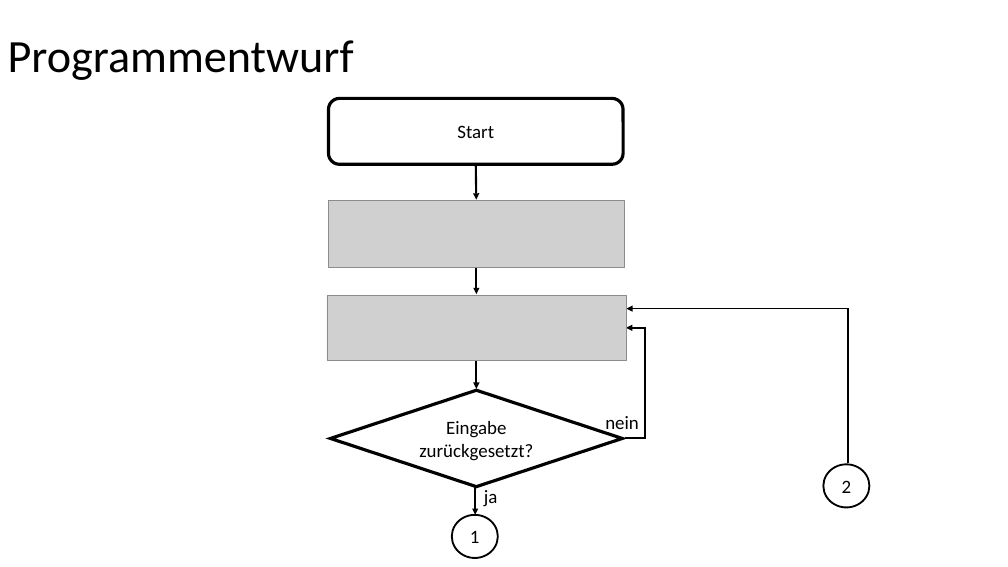
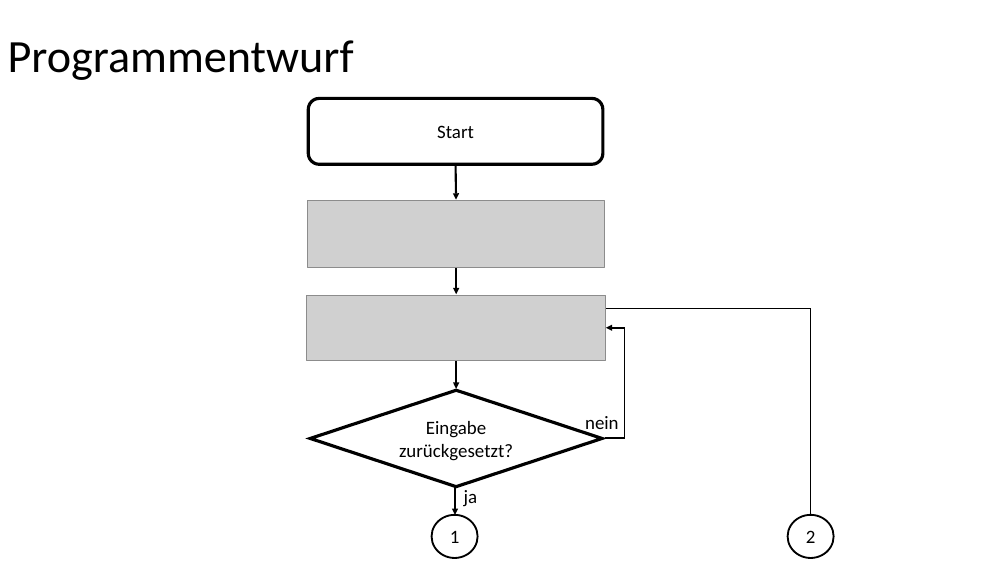
Before and after one commit to riesinger/8051-gewinnt, a slide deck: slide 6 of VierGewinnt.pptx. Drawn at 1008x567 pixels with LibreOffice and Linux fonts; fonts in the diff are those of the drawing; grey boxes stand for pictures. Boxes give left, top, right and bottom in pixels: in the first picture for what was removed or moved away, otherwise in the second. Text is boxed around its words. In the diff, an @@ line names an element or a change of style, - is before the commit and + after.

Commit message:
align slides

```diff
--- a/VierGewinnt.pptx
+++ b/VierGewinnt.pptx
@@ 4 arrows, 2 pictures, 2 texts, 1 rounded rectangle, 1 ellipse, 1 diamond, 1 elbow arrow: place and size @@
-4 arrows, 2 pictures, 2 texts, 1 rounded rectangle, 1 ellipse, 1 diamond, 1 elbow arrow at [327, 98, 645, 558]
+4 arrows, 2 pictures, 2 texts, 1 rounded rectangle, 1 ellipse, 1 diamond, 1 elbow arrow at [307, 98, 625, 558]
@@ elbow arrow moved from (848, 463) - (626, 309) to (811, 515) - (589, 309) @@
@@ ellipse "2": place and size @@
-ellipse "2" at [823, 464, 870, 507]
+ellipse "2" at [788, 515, 834, 558]
```
Also in this commit, not shown: 1 other slide changed.
